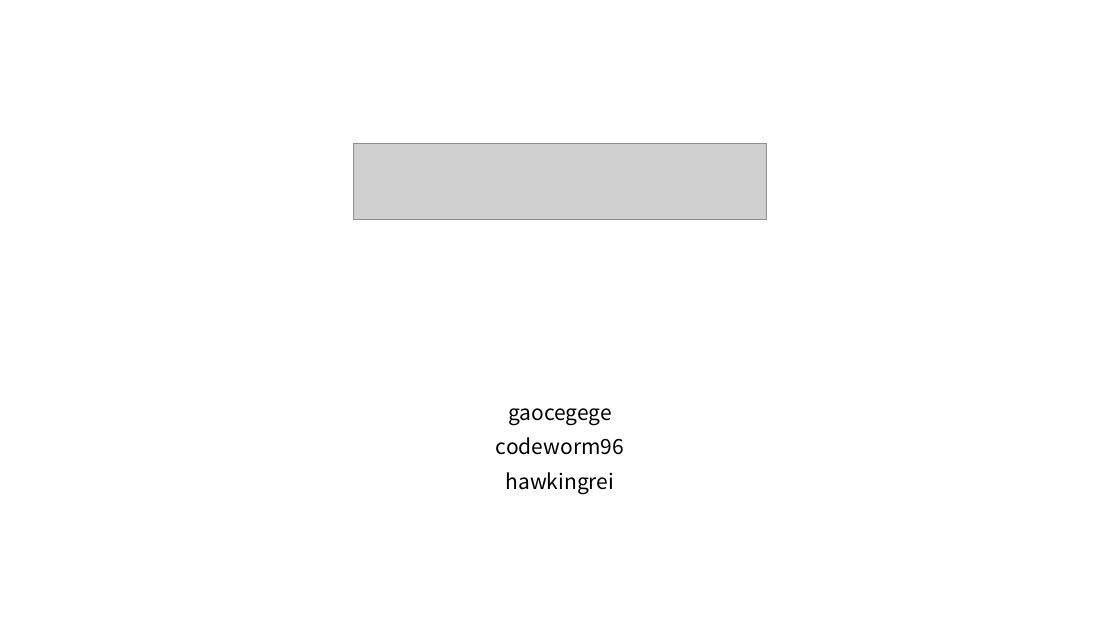
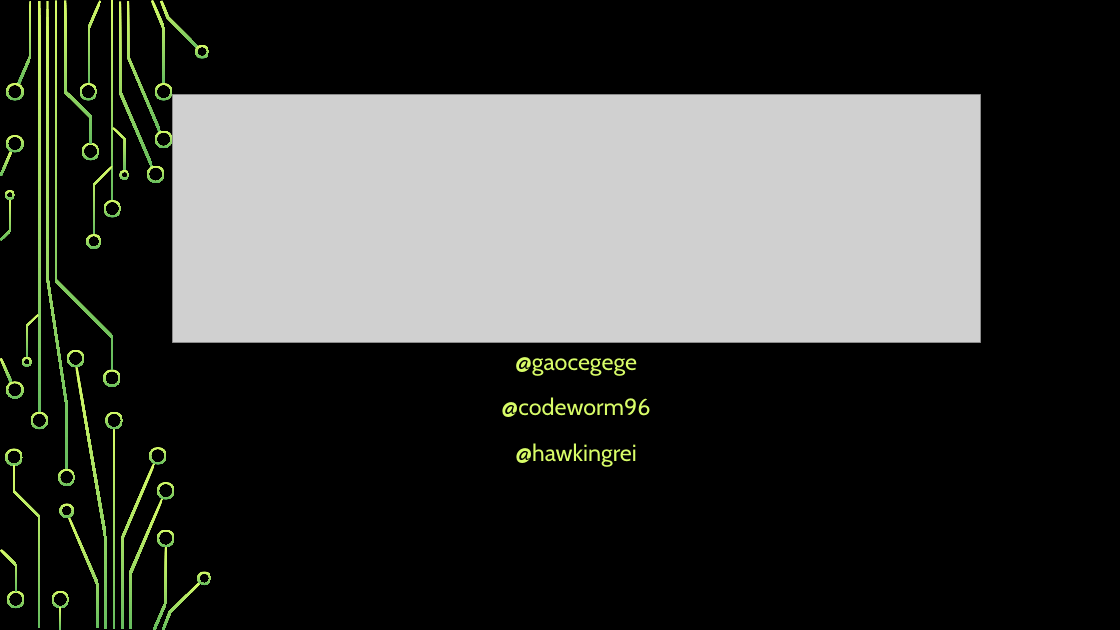
Before and after one commit to prism-river/killy, a slide deck: slide 1 of presentation/pre.pptx. Drawn at 1120x630 pixels with LibreOffice and Linux fonts; fonts in the diff are those of the drawing; grey boxes stand for pictures; background and template pictures are left out. Boxes give left, top, right and bottom in pixels: in the first picture for what was removed or moved away, otherwise in the second. Text is boxed around its words. In the diff, an @@ line names an element or a change of style, - is before the commit and + after.

Commit message:
Update presentation

```diff
--- a/presentation/pre.pptx
+++ b/presentation/pre.pptx
@@ background #FFFFFF to picture (left out) @@
@@ picture added at (172, 95, 980, 343) @@
@@ picture removed at (354, 144, 767, 219) @@
@@ subtitle at (501, 357, 650, 467): text changed; size 18 to 20 pt; font Noto Sans CJK SC to Cabin; text colour #000000 to #D8FC68 @@
-gaocegege
-codeworm96
-hawkingrei
+@gaocegege
+@codeworm96
+@hawkingrei
@@ group added at (0, 0, 212, 630): 50 freeform shapes, 4 rectangles @@
```
Also in this commit, not shown: 5 other slides changed, 1 other file.
